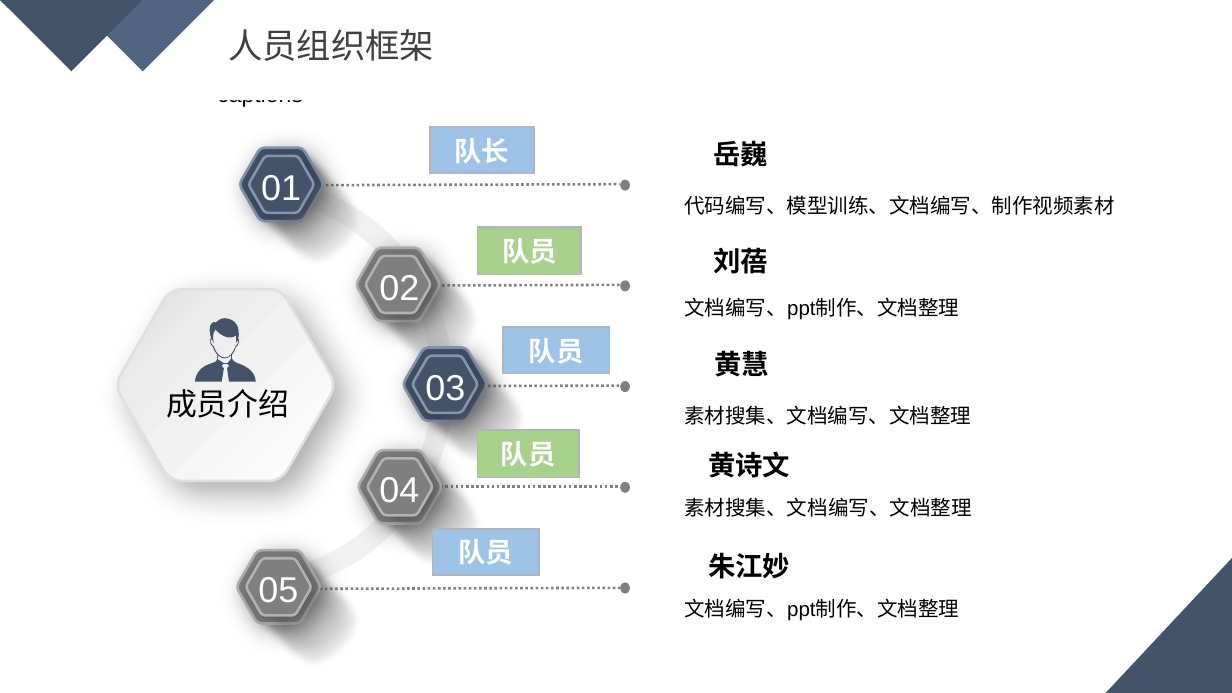
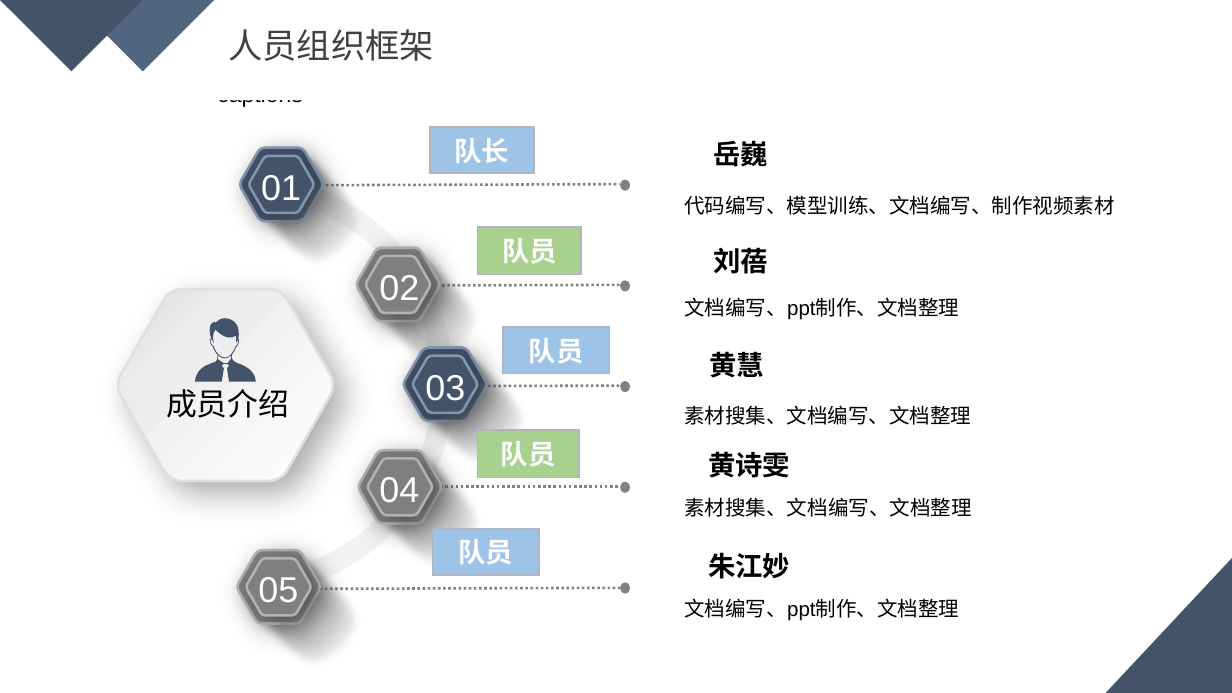
Before and after one commit to bookyue/A05, a slide deck: slide 2 of A类-1903011-一块钱四个窝窝头-基于人工智能的视觉识别技术项目简介ppt.pptx. Drawn at 1232x693 pixels with LibreOffice and Linux fonts; fonts in the diff are those of the drawing. Boxes give left, top, right and bottom in pixels: in the first picture for what was removed or moved away, otherwise in the second. Text is boxed around its words. In the diff, an @@ line names an element or a change of style, - is before the commit and + after.

```diff
--- a/A类-1903011-一块钱四个窝窝头-基于人工智能的视觉识别技术项目简介ppt.pptx
+++ b/A类-1903011-一块钱四个窝窝头-基于人工智能的视觉识别技术项目简介ppt.pptx
@@ text "黄慧": place and size @@
-text "黄慧" at [715,351,770,377]
+text "黄慧" at [709,352,764,378]
@@ text at [708,451,790,478]: text changed @@
-黄诗文
+黄诗雯
```
Also in this commit, not shown: 3 other slides changed, 1 slide added, 1 slide removed.
